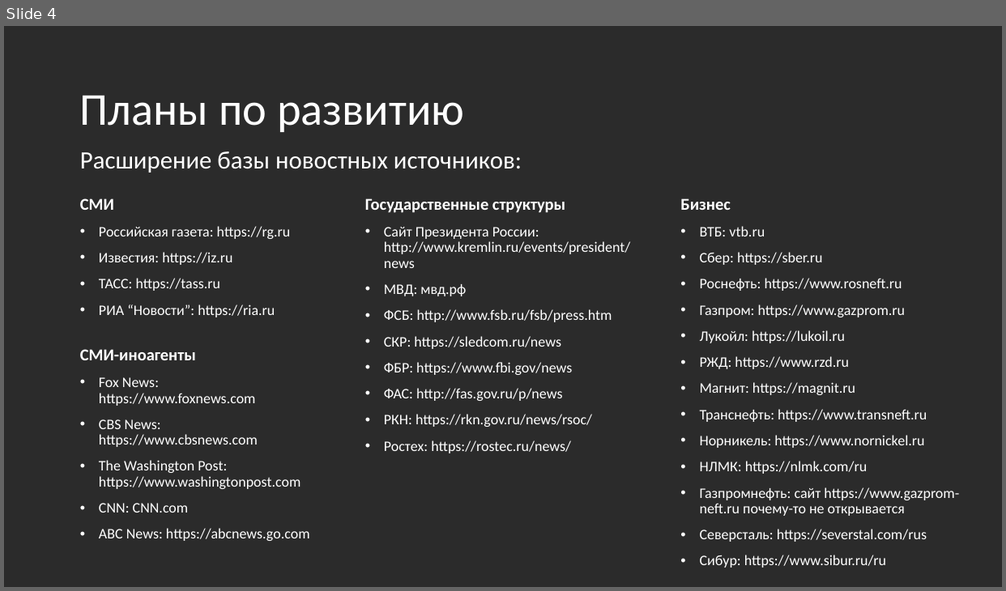
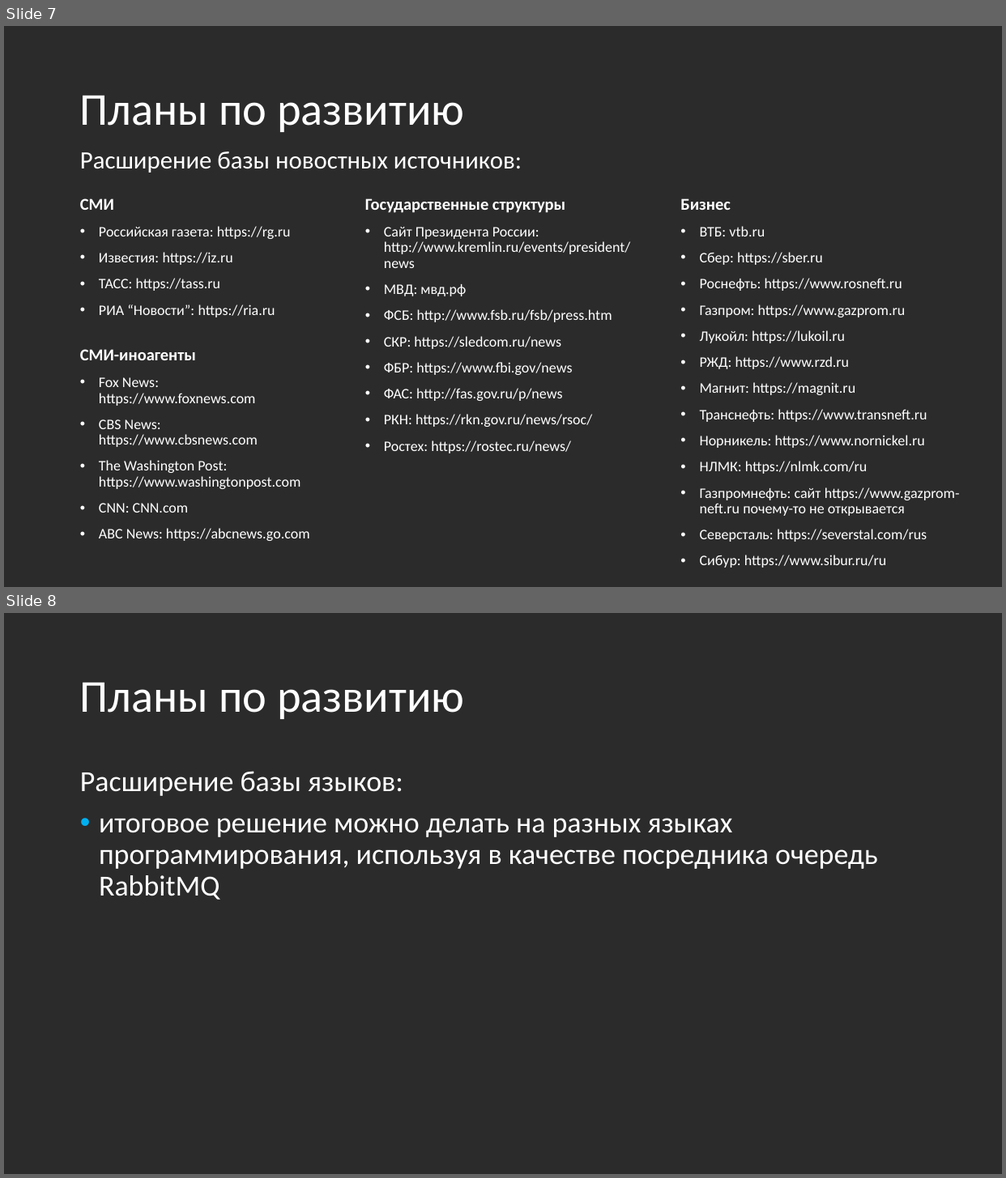
Before and after one commit to Murzik2020ai/smartparser, a slide deck: preza.pptx. Shown one above the other, each under a label of ours: slide 4 before the commit, slides 7 and 8 after it. The pictures are 1006x591 and 1006x1178 pixels, drawn with LibreOffice and Linux fonts; fonts in the diff are those of the drawing; background and template pictures are left out; a plain dark background stands for a picture behind light text. Boxes give left, top, right and bottom in pixels: in the first picture for what was removed or moved away, otherwise in the second. Text is boxed around its words. In the diff, an @@ line names an element or a change of style, - is before the commit and + after.

```diff
--- a/preza.pptx
+++ b/preza.pptx
@@ slide 8 added at (4,613,1002,1174), background picture (left out) @@
@@ title added at (80,682,464,719), 44 pt, text #FFFFFF @@
+Планы по развитию
@@ text added at (80,771,878,900), 28 pt, text #FFFFFF @@
+Расширение базы языков:
+• итоговое решение можно делать на разных языках программирования, используя в качестве посредника очередь RabbitMQ
@@ what was slide 4 is now slide 7 @@
@@ slide 7 changed as well @@
@@ text "Государственные структуры" at (365,199,630,454): more space between paragraphs @@
@@ text "Бизнес" at (680,199,960,568): more space between paragraphs @@
@@ text at (80,199,310,541): more space between paragraphs @@
```
Also in this commit, not shown: 4 other slides changed, 5 other slides added, 2 slides removed.
